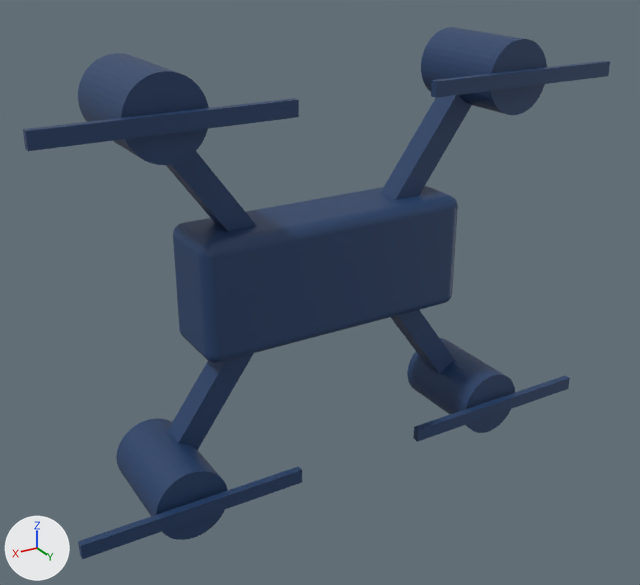
Two versions of the glTF model assets/drones/quadcopter/model/model.gltf, one commit apart.
Rendered twice from a camera (50 mm lens) standing at (0.496, 0.817, 0.378) and looking at (0.004, -0.004, -0.033). The axes (+X, +Y, +Z) are drawn at lower left. The lights are the same throughout. Vertices at the same position are counted once.

Names of what the first picture shows: 'body', 'propeller.1', 'propeller.2', 'propeller.3', 'propeller.4'.
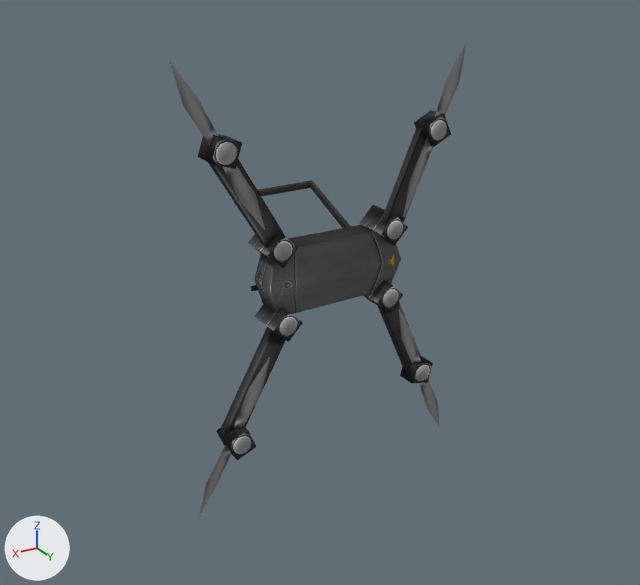
Where the change shows, as pixel boxes [x1, y1, x2, y2] in the pictures (640 x 585 px):
'body', deleted (blue)
    before: [78, 27, 547, 540]
'PickUP_UAV_LOD0', added (black)
    after: [198, 110, 451, 460]
'propeller.4', reshaped, moved, turned, rescaled
    before: [23, 98, 299, 151]
    after: [200, 357, 270, 514]
'propeller.2', reshaped, moved, turned, rescaled
    before: [78, 466, 302, 559]
    after: [403, 44, 466, 217]
'propeller.1', reshaped, moved, turned, rescaled
    before: [413, 376, 570, 442]
    after: [170, 62, 266, 231]
'propeller.3', reshaped, moved, turned, rescaled
    before: [431, 61, 610, 98]
    after: [399, 310, 439, 426]
part 1 of me_cube_001, added
    after: [170, 62, 266, 231]
part 2 of me_cube_001, deleted (blue)
    before: [413, 376, 570, 442]
part 3 of me_cube_002, added
    after: [403, 44, 466, 217]
part 4 of me_cube_002, deleted (blue)
    before: [78, 466, 302, 559]
part 5 of me_cube_004, added
    after: [399, 310, 439, 426]
part 6 of me_cube_004, deleted (blue)
    before: [431, 61, 610, 98]
part 7 of me_cube_003, added
    after: [200, 357, 270, 514]
part 8 of me_cube_003, deleted (blue)
    before: [23, 98, 299, 151]

Edits to the bpy script that builds the scene:
```text
Change me_cube_001:
    used by ob_propeller_1; parent = ob_body; location = (74.93, 74.84, -26.01); rotation_euler = (1.571, 0.0, 0.0), in degrees (90, 0, 0); scale = (1.35, 1.02, 1.0)
    remove me_cube_001.from_pydata(...)  # 8 vertices, 12 faces; spans x -33.9..33.9, y -1.3..1.3, z -3.0..3.0
    remove me_cube_001.materials.append(mat_material_001)  # picture img_dronetex
    add me_cube_001.from_pydata(...)  # 11 vertices, 12 faces; spans x -0.9..0.9, y -1.8..1.8, z 0.0..0.1
    me_cube_001 part 1: 11 vertices added at x -0.9..0.9, y -1.8..1.8, z 0.0..0.1
    me_cube_001 part 2: 8 vertices removed from x -33.9..33.9, y -1.3..1.3, z -3.0..3.0
    add me_cube_001.materials.append(mat_pickup_uav_d)  # picture img_event_uav_d
Change me_cube_002:
    used by ob_propeller_2; parent = ob_body; location = (-74.57, 75.0, -26.03); rotation_euler = (1.571, 0.0, 0.0), in degrees (90, 0, 0); scale = (1.35, 1.02, 1.0)
    remove me_cube_002.from_pydata(...)  # 8 vertices, 12 faces; spans x -33.9..33.9, y -1.3..1.3, z -3.0..3.0
    remove me_cube_002.materials.append(mat_material_001)  # picture img_dronetex
    add me_cube_002.from_pydata(...)  # 11 vertices, 12 faces; spans x -0.8..0.8, y -1.9..1.9, z 0.0..0.1
    me_cube_002 part 3: 11 vertices added at x -0.8..0.8, y -1.9..1.9, z 0.0..0.1
    me_cube_002 part 4: 8 vertices removed from x -33.9..33.9, y -1.3..1.3, z -3.0..3.0
    add me_cube_002.materials.append(mat_pickup_uav_d)  # picture img_event_uav_d
Change me_cube_004:
    used by ob_propeller_3; parent = ob_body; location = (75.19, -75.32, -26.19); rotation_euler = (1.571, 0.0, 0.0), in degrees (90, 0, 0); scale = (1.35, 1.02, 1.0)
    remove me_cube_004.from_pydata(...)  # 8 vertices, 12 faces; spans x -33.9..33.9, y -1.3..1.3, z -3.0..3.0
    remove me_cube_004.materials.append(mat_material_001)  # picture img_dronetex
    add me_cube_004.from_pydata(...)  # 11 vertices, 12 faces; spans x -0.8..0.8, y -1.9..1.9, z 0.0..0.1
    me_cube_004 part 5: 11 vertices added at x -0.8..0.8, y -1.9..1.9, z 0.0..0.1
    me_cube_004 part 6: 8 vertices removed from x -33.9..33.9, y -1.3..1.3, z -3.0..3.0
    add me_cube_004.materials.append(mat_pickup_uav_d)  # picture img_event_uav_d
Change me_cube_003:
    used by ob_propeller_4; parent = ob_body; location = (-74.78, -74.46, -26.15); rotation_euler = (1.571, 0.0, 0.0), in degrees (90, 0, 0); scale = (1.35, 1.02, 1.0)
    remove me_cube_003.from_pydata(...)  # 8 vertices, 12 faces; spans x -33.9..33.9, y -1.3..1.3, z -3.0..3.0
    remove me_cube_003.materials.append(mat_material_001)  # picture img_dronetex
    add me_cube_003.from_pydata(...)  # 11 vertices, 12 faces; spans x -0.9..0.9, y -1.8..1.8, z 0.0..0.1
    me_cube_003 part 7: 11 vertices added at x -0.9..0.9, y -1.8..1.8, z 0.0..0.1
    me_cube_003 part 8: 8 vertices removed from x -33.9..33.9, y -1.3..1.3, z -3.0..3.0
    add me_cube_003.materials.append(mat_pickup_uav_d)  # picture img_event_uav_d
Remove ob_body:
    ob_body = bpy.data.objects.new('body', me_uav)
Change ob_propeller_1:
    ob_propeller_1.scale: (1.35, 1.02, 1.0) -> (1.0, 1.0, 1.0)
    ob_propeller_1.parent: ob_body -> ob_pickup_uav_lod0
    ob_propeller_1.location: (74.93, 74.84, -26.01) -> (-3.226, 2.797, -0.693)
    ob_propeller_1.rotation_euler: (1.571, 0.0, 0.0) -> (0.0, 0.0, 1.571)  # degrees (90, 0, 0) -> degrees (0, 0, 90)
Change ob_propeller_2:
    ob_propeller_2.scale: (1.35, 1.02, 1.0) -> (1.0, 1.0, 1.0)
    ob_propeller_2.parent: ob_body -> ob_pickup_uav_lod0
    ob_propeller_2.location: (-74.57, 75.0, -26.03) -> (-3.024, -2.41, -0.75)
    ob_propeller_2.rotation_euler: (1.571, 0.0, 0.0) -> (0.0, 0.0, 1.571)  # degrees (90, 0, 0) -> degrees (0, 0, 90)
Change ob_propeller_3:
    ob_propeller_3.scale: (1.35, 1.02, 1.0) -> (1.0, 1.0, 1.0)
    ob_propeller_3.parent: ob_body -> ob_pickup_uav_lod0
    ob_propeller_3.location: (75.19, -75.32, -26.19) -> (3.015, -2.35, -0.751)
    ob_propeller_3.rotation_euler: (1.571, 0.0, 0.0) -> (0.0, 0.0, 1.571)  # degrees (90, 0, 0) -> degrees (0, 0, 90)
Change ob_propeller_4:
    ob_propeller_4.scale: (1.35, 1.02, 1.0) -> (1.0, 1.0, 1.0)
    ob_propeller_4.parent: ob_body -> ob_pickup_uav_lod0
    ob_propeller_4.location: (-74.78, -74.46, -26.15) -> (3.304, 2.782, -0.693)
    ob_propeller_4.rotation_euler: (1.571, 0.0, 0.0) -> (0.0, 0.0, 1.571)  # degrees (90, 0, 0) -> degrees (0, 0, 90)
Add ob_pickup_uav_lod0:
    ob_pickup_uav_lod0 = bpy.data.objects.new('PickUP_UAV_LOD0', me_pickup_uav_lod0)  # 152 vertices, 210 faces; spans x -3.59..3.77, y -2.82..3.13, z -0.93..2.39; in mat_pickup_uav_d (picture img_event_uav_d)
    ob_pickup_uav_lod0.location = (0.0, 0.0, 0.0)
    ob_pickup_uav_lod0.rotation_euler = (1.571, 1.571, 0.0)  # degrees (90, 90, 0)
    ob_pickup_uav_lod0.scale = (0.05, 0.05, 0.05)
```
